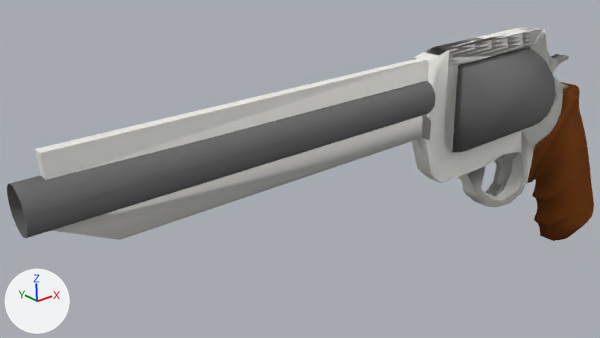
Renders of the Blender file Magnum460.blend from each side of a commit.
One viewpoint serves both versions: the file's camera 'Camera'. Arrows for +X, +Y and +Z are at lower left; the lights stay in place.
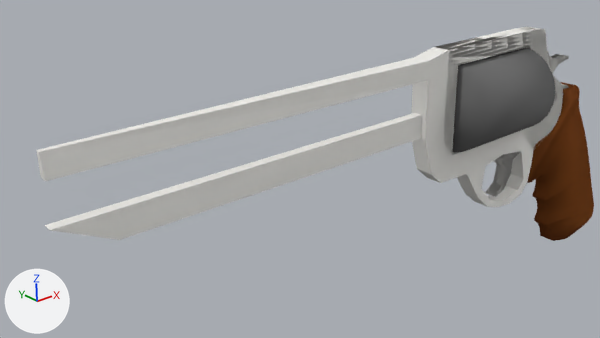
The edits, one by one:
me_cube_004 is used by ob_cube_003; location (3.515, -0.064, 0.867); scale (0.0188, 0.0188, 0.0188).
me_cube_004 had 393 vertices, 297 faces, 2 loose edges and spanned x -439.0..2.0, y -1.0..13.0, z -89.0..56.0.
me_cube_004 now has 388 vertices, 300 faces, 4 loose edges and spans x -439.0..2.0, y -1.0..13.0, z -89.0..56.0.
Part 1, on me_cube_004:
9 vertices are removed from x -436.0..-179.0, y 1.0..11.0, z 24.0..52.0.
7 faces are deleted.
4 vertices are added at (-436.0, 8.0, 52.0), (-436.0, 4.0, 52.0), (-179.0, 6.0, 19.0), (-179.0, 6.0, 19.0).
2 loose edges are added.
10 new faces join them.
me_cube_004 part 2: 290 kept faces spanning x -439.0..2.0, y -1.0..13.0, z -89.0..56.0 are now shaded flat.
Object 'Cylinder.001' (ob_cylinder_001) is now hidden.

Boxes (x1, y1, x2, y2) around the edits, measured in the pictures (600 x 338 px):
'Cube.003', reshaped: before (35, 29, 546, 240); after (36, 29, 546, 240)
'Cylinder.001', hidden: before (7, 81, 435, 238)
part 1 of me_cube_004, built on: before (35, 59, 429, 180); after (36, 58, 431, 181)
part 2 of me_cube_004, shading changed: (51, 29, 546, 240) in both
